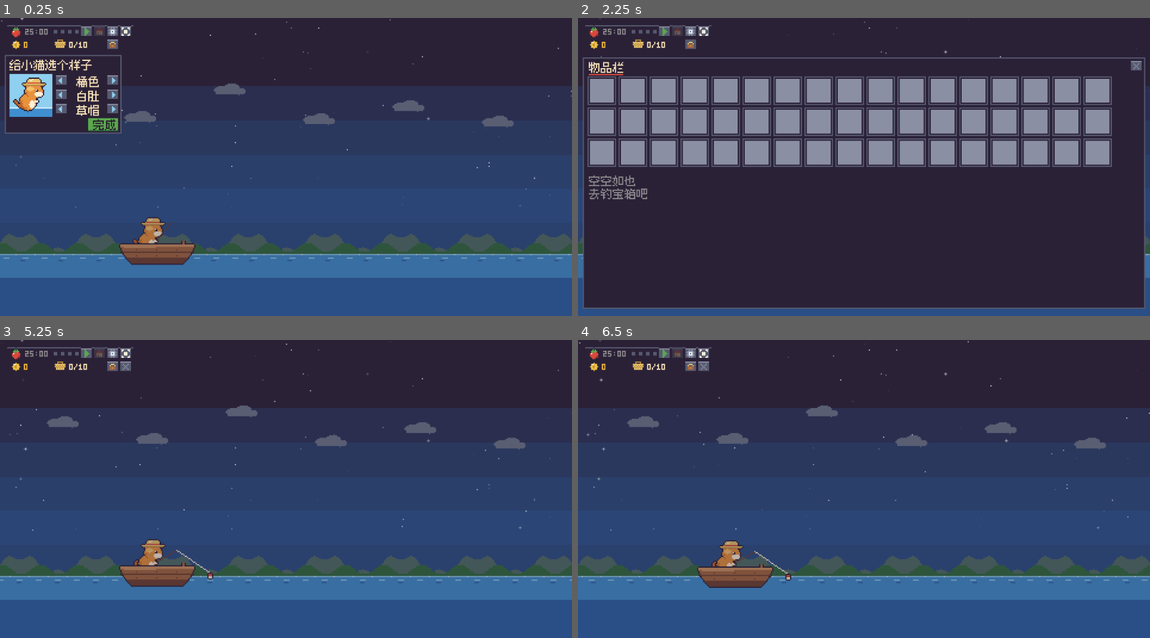
Above: before the commit, frames 1-4 (two rows, left to right).
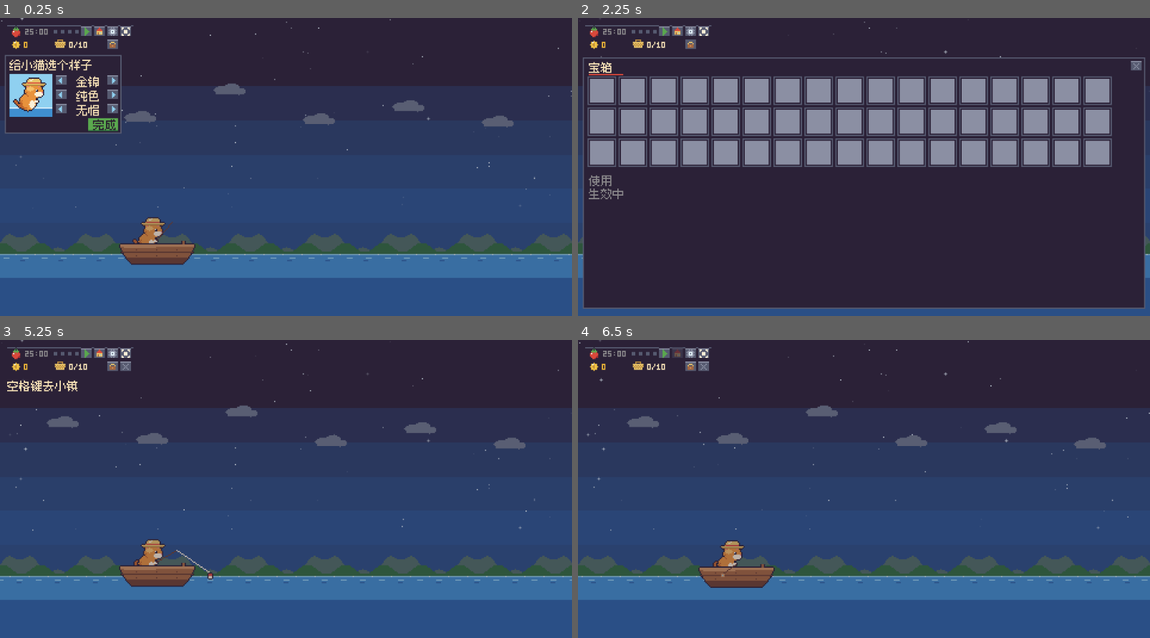
Above: after the commit, the same moments.

Repository: jiahecairen/pixel-cat-fishing
Game: Godot game, scene res://presentation/main.tscn
Same seed, same stepped clock (60 frames per second), same inputs: the game is played once before the commit and once after it.
Inputs (mouse positions are in pixels of both pictures, inside the frame that each line leads up to):
- Up to frame 1 (0.25 s): no input
- Up to frame 2 (2.25 s): tap Enter at 0.5, 0.6 s; move the mouse to (989, 152) at 0.52 s; hold Right 0.53-1.25 s; click (989, 152) at 0.67 s; tap Space at 0.77 s; drag from (749, 181) to (835, 226) at 1.27 s; move the mouse to (921, 101) at 2.02 s; hold Right from 2.03 s (still down); tap Tab at 2.1 s
- Up to frame 3 (5.25 s): release Right at 2.75 s; tap Space at 2.75, 3.77, 4.25 s; drag from (257, 548) to (114, 444) at 2.77 s; tap Enter at 3.5, 3.6, 5 s; move the mouse to (457, 533) at 3.52 s; hold Left 3.53-4.25 s; drag from (114, 444) to (200, 414) at 4.27 s; move the mouse to (314, 489) at 5.02 s; hold Down from 5.03 s (still down); tap Tab at 5.1 s; click (314, 489) at 5.17 s
- Up to frame 4 (6.5 s): release Down at 5.75 s; tap Space at 5.75 s; drag from (778, 414) to (749, 503) at 5.77 s

The runs differ from the first frame. In frame 1, 0.3% of the frame differs, in the area x 13-19%, y 2-33%; in frame 2, 0.5%, in the area x 1-19%, y 2-61%; in frame 3, 0.3%; in frame 4, 0.3%.

Commit message:
v0.25 流程修正：随时去小镇、镇上去钓鱼按钮、卖光气泡、航行镜头硬跟随、夜间提示色
Co-Authored-By: Claude Sonnet 5.5 <noreply@anthropic.com>
Claude-Session: https://claude.ai/code/session_01MGVgxpnz2EqSwpVSKzj7dd

Diff:
--- a/core/game.gd
+++ b/core/game.gd
@@ -255,9 +255,9 @@
 	return false
 
 func can_go_to_town() -> bool:
-	return journey.can_depart() and not state.basket.is_empty() and not pomodoro.is_break()
-
-## 让小猫出发去小镇卖鱼（鱼篓没满也可以提前去）。
+	return journey.can_depart() and not pomodoro.is_break()
+
+## 让小猫出发去小镇（随时可以，鱼篓空着也行；休息时整个循环暂停，所以休息时不行）。
 func go_to_town() -> bool:
 	if not can_go_to_town():
 		return false
@@ -266,6 +266,27 @@
 	journey.depart(now)
 	dirty = true
 	return true
+
+func can_go_fishing() -> bool:
+	return journey.in_town() and journey.activity() != Journey.Activity.WALK_TO_BOAT and not pomodoro.is_break()
+
+## 在镇上点"去钓鱼"：不管在哪（摊位前、卖光后、自由走动），都走回码头上船。
+## x 是小猫当前世界坐标，fraction_to_boat 是剩余路程占全程的比例。
+func go_fishing(x: float, fraction_to_boat: float) -> bool:
+	if not can_go_fishing():
+		return false
+	var now: int = _clock.now_ms()
+	var ok := false
+	match journey.activity():
+		Journey.Activity.SOLD_OUT:
+			ok = journey.leave_stall(now)
+		Journey.Activity.WALK_TO_STALL, Journey.Activity.VENDING:
+			ok = journey.begin_roam(x, now) and journey.end_roam(false, fraction_to_boat, now)
+		Journey.Activity.ROAM:
+			ok = journey.end_roam(false, fraction_to_boat, now)
+	if ok:
+		dirty = true
+	return ok
 
 func buy_upgrade(id: String) -> bool:
 	if not upgrades.buy(state, id):
@@ -347,13 +368,17 @@
 			if not sale.is_empty():
 				events.append({"type": "sale", "fish_id": sale["fish_id"], "gold": sale["gold"]})
 			if state.basket.is_empty():
-				journey.leave_stall(now)
+				journey.sold_out(now)
 				events.append({"type": "sold_out"})
 			else:
 				journey.schedule_next_sale(now)
+		"docked":
+			if state.basket.is_empty():       # 没鱼可卖：停在码头，让玩家自己逛
+				journey.begin_roam(journey.dock_roam_x(), now)
+			events.append({"type": "docked"})
 		"open":
 			if state.basket.is_empty():
-				journey.leave_stall(now)
+				journey.sold_out(now)
 			events.append({"type": "open"})
 		_:
 			events.append({"type": r})
--- a/core/journey.gd
+++ b/core/journey.gd
@@ -3,8 +3,9 @@
 ## 状态存在 GameState.journey 里，用墙上时间的截止时刻推进，重启后能接着走。
 ## 每次 advance 最多走一步，时间大跳跃（电脑睡眠）不会一口气卖光或吃光。
 
+## SOLD_OUT：鱼卖光了，小猫在摊位前等玩家点气泡再去钓鱼
 ## ROAM：完整窗口里玩家用方向键亲自带着小猫在镇上走（只追加在末尾，保持旧存档里的数值含义不变）
-enum Activity { FISHING, IDLE_FULL, SAIL_OUT, WALK_TO_STALL, VENDING, WALK_TO_BOAT, SAIL_BACK, ROAM }
+enum Activity { FISHING, IDLE_FULL, SAIL_OUT, WALK_TO_STALL, VENDING, WALK_TO_BOAT, SAIL_BACK, ROAM, SOLD_OUT }
 
 var _j: Dictionary     # 指向 GameState.journey
 var _cfg: Dictionary
@@ -32,7 +33,7 @@
 	return clampf(float(now_ms - int(_j["phase_start_ms"])) / float(span), 0.0, 1.0)
 
 func in_town() -> bool:
-	return activity() in [Activity.WALK_TO_STALL, Activity.VENDING, Activity.WALK_TO_BOAT, Activity.ROAM]
+	return activity() in [Activity.WALK_TO_STALL, Activity.VENDING, Activity.WALK_TO_BOAT, Activity.ROAM, Activity.SOLD_OUT]
 
 ## 自由走动时小猫的位置（世界坐标，由表现层写入）。
 func roam_x() -> int:
@@ -80,10 +81,21 @@
 	_enter(Activity.SAIL_OUT, now_ms, int(_cfg["sail_ms"]))
 	return true
 
-## 鱼卖完了，收摊回船。
-func leave_stall(now_ms: int) -> void:
+## 鱼卖完了：停在摊位前，等玩家点"鱼卖光了"气泡。
+func sold_out(now_ms: int) -> void:
 	if activity() == Activity.VENDING:
+		_enter(Activity.SOLD_OUT, now_ms, 0)
+
+## 收摊回船（摆摊中或卖光后）。
+func leave_stall(now_ms: int) -> bool:
+	if activity() == Activity.VENDING or activity() == Activity.SOLD_OUT:
 		_enter(Activity.WALK_TO_BOAT, now_ms, int(_cfg["walk_ms"]))
+		return true
+	return false
+
+## 空篓子上岸：不去摊位，直接停在码头，让玩家自己逛。
+func dock_roam_x() -> int:
+	return int(_cfg.get("dock_roam_x", 552))
 
 func schedule_next_sale(now_ms: int) -> void:
 	_j["phase_start_ms"] = now_ms
--- a/data/balance.json
+++ b/data/balance.json
@@ -93,6 +93,7 @@
   "town": {
     "sail_ms": 30000,
     "walk_ms": 8000,
+    "dock_roam_x": 552,
     "sale_min_ms": 8000,
     "sale_max_ms": 20000,
     "eat_min_ms": 180000,
--- a/presentation/main.gd
+++ b/presentation/main.gd
@@ -34,11 +34,11 @@
 const SFX := ["click", "cast", "bite", "reel", "catch", "rare", "coin", "buy", "deny", "done", "break_end"]
 const VOLUME_DB := [-80.0, -22.0, -12.0, -5.0]   # 音效档位 0(静音)..3
 const SPRITES := ["boat", "sea", "ground", "pier", "house_0", "house_1", "house_2", "tree", "stall_back",
-	"stall_front", "villager_0", "villager_1", "villager_2", "gameboy", "bubble", "cloud", "hills",
+	"stall_front", "villager_0", "villager_1", "villager_2", "gameboy", "bubble", "bubble_sold", "cloud", "hills",
 	"tomato", "coin", "basket", "hold", "chest", "btn_bag", "room_door", "room_window", "counter", "shelf_tackle",
 	"shelf_hats", "mirror", "bookshelf", "calendar", "bed", "rug", "bobber", "bang", "zzz", "font", "dots", "panel", "pips", "labels",
 	"sparkle", "splash", "btn_play", "btn_stop", "btn_skip", "btn_close", "btn_menu", "btn_plus",
-	"btn_minus", "btn_left", "btn_right", "btn_gear", "btn_town", "btn_view"]
+	"btn_minus", "btn_left", "btn_right", "btn_gear", "btn_town", "btn_fish", "btn_view"]
 const CAT_LAYERS := ["fur_base", "fur_shade", "fur_light", "pat_white", "pat_stripe", "fixed", "rain_gear"]
 const CAT_FRAMES := 6
 
@@ -307,6 +307,13 @@
 	# 世界底边对齐窗口底边，多出来的高度都给天空。
 	var cx := world.cat_pos.x + 16.0
 	var max_x := maxf(0.0, World.WORLD_END - view.x)
+	var sailing: int = game.journey.activity()
+	if sailing == Journey.Activity.SAIL_OUT or sailing == Journey.Activity.SAIL_BACK:
+		# 航行时镜头死死跟着船（小猫在画面里位置不变，船和水岸平滑滑过），不再用缓动，避免抖动
+		_cam_fx = clampf(cx - view.x * 0.5, 0.0, max_x)
+		_cam_snap = false
+		cam = Vector2(roundf(_cam_fx), FULL_MIN_H - view.y)
+		return
 	if _cam_snap:
 		_cam_fx = cx - view.x * 0.5
 		_cam_snap = false
@@ -375,6 +382,8 @@
 		_interact_inside()
 	elif j.on_boat():
 		_go_to_town()
+	elif j.activity() == Journey.Activity.SOLD_OUT:
+		_go_fishing()
 	elif j.activity() == Journey.Activity.ROAM:
 		var x := float(j.roam_x())
 		if world.near_pier(x):
@@ -769,7 +778,7 @@
 		_press_main()
 	elif BTN_TOWN.has_point(p):
 		_pressed_btn = "town"
-		_go_to_town()
+		_town_button()
 	elif BTN_MENU.has_point(p):
 		# 面板上只留"设置"。商店、图鉴、统计、换形象都要去镇上对应的房子里
 		play("click")
@@ -795,7 +804,7 @@
 	elif bag.click(p) or menu.click(p) or wardrobe.click(p):
 		pass
 	elif world.bubble_rect(Time.get_ticks_msec()).has_point(v + cam):
-		_go_to_town()
+		_town_button()
 	elif mini and MINI_SCENE.has_point(p):
 		if adapter.start_window_drag(get_window()):
 			_dragging = true
@@ -832,6 +841,25 @@
 	draw_rect(QUIT_NO, Pal.L_A)
 	draw_rect(Rect2(QUIT_NO.position.x, QUIT_NO.end.y - 2, QUIT_NO.size.x, 2), Pal.U_A)
 	label_centered("取消", QUIT_NO.position.x + QUIT_NO.size.x / 2, QUIT_NO.position.y + 1, Pal.U_K)
+
+
+## 海上 = 去小镇；在镇上 = 去钓鱼。
+func _town_button() -> void:
+	if game.journey.in_town():
+		_go_fishing()
+	else:
+		_go_to_town()
+
+
+func _go_fishing() -> void:
+	var x: float = world.cat_pos.x
+	if game.journey.activity() == Journey.Activity.ROAM:
+		x = float(game.journey.roam_x())
+	if game.go_fishing(x, world.frac_to_boat(x)):
+		log.write("go_fishing", {"basket": game.state.basket.size()})
+		play("click")
+	else:
+		play("deny")
 
 
 func _go_to_town() -> void:
@@ -927,8 +955,10 @@
 	elif on_break:
 		main_btn = "btn_skip"
 	_tex_frame(main_btn, BTN_MAIN.position, 1 if _pressed_btn == "main" else 0, 2)
-	_tex_frame("btn_town", BTN_TOWN.position, 1 if _pressed_btn == "town" else 0, 2,
-			Color.WHITE if game.can_go_to_town() else Color(1, 1, 1, 0.35))
+	var in_town: bool = game.journey.in_town()
+	var town_ok: bool = game.can_go_fishing() if in_town else game.can_go_to_town()
+	_tex_frame("btn_fish" if in_town else "btn_town", BTN_TOWN.position, 1 if _pressed_btn == "town" else 0, 2,
+			Color.WHITE if town_ok else Color(1, 1, 1, 0.35))
 	_tex_frame("btn_gear", BTN_MENU.position, 1 if menu.open and menu.tab == 3 else 0, 2)
 	if adapter.is_overlay():
 		_tex_frame("btn_view", BTN_VIEW.position, 0, 2)
@@ -947,7 +977,8 @@
 		var full: bool = game.economy.basket_full(game.state)
 		_text("%d/%d" % [game.state.basket.size(), game.state.basket_capacity], Vector2(69, 17),
 				Pal.L_R if full else Pal.L_W)
-	# 完整窗口里的操作提示
+	# 完整窗口里的操作提示（夜里天空是深色，换成浅色字）
+	var hint_col: Color = Pal.L_W if float(game.sky()["dark"]) > 0.35 else Pal.U_K
 	if not mini and not panel_open():
 		if interior != "":
 			label("方向键走动", Vector2(17, 30), Pal.L_W)
@@ -959,17 +990,19 @@
 			elif World.SPOT_HINT.has(spot):
 				label(World.SPOT_HINT[spot], Vector2(17, 41), Pal.L_Y)
 		elif game.journey.in_town():
-			label("方向键走动", Vector2(17, 30), Pal.U_K)
-			if game.journey.activity() == Journey.Activity.ROAM:
+			label("方向键走动", Vector2(17, 30), hint_col)
+			if game.journey.activity() == Journey.Activity.SOLD_OUT:
+				label("空格键去钓鱼", Vector2(17, 41), hint_col)
+			elif game.journey.activity() == Journey.Activity.ROAM:
 				var rx := float(game.journey.roam_x())
 				var hint := "空格键互动"
 				if not world.door_near(rx).is_empty():
 					hint = "空格键进入"
 				elif world.stroller_near(rx, Time.get_ticks_msec()) >= 0 and not world.near_stall(rx) and not world.near_pier(rx):
 					hint = "空格键聊天"
-				label(hint, Vector2(17, 41), Pal.U_K)
+				label(hint, Vector2(17, 41), hint_col)
 		elif game.can_go_to_town():
-			label("空格键去小镇", Vector2(17, 30), Pal.U_K)
+			label("空格键去小镇", Vector2(17, 30), hint_col)
 
 
 func _draw_floats(t: int) -> void:
--- a/presentation/world.gd
+++ b/presentation/world.gd
@@ -93,14 +93,15 @@
 			cat_pos = Vector2(roundf(lerpf(from, to, j.progress(now))), GROUND_Y - 30)
 		Journey.Activity.ROAM:
 			cat_pos = Vector2(j.roam_x(), GROUND_Y - 30)
-		Journey.Activity.VENDING:
+		Journey.Activity.VENDING, Journey.Activity.SOLD_OUT:
 			cat_pos = Vector2(STALL_CAT_X, GROUND_Y - 31)
 		_:
 			cat_pos = Vector2(boat_x + 10, boat_y(t) - 23)
 
-## 满篓气泡的点击区域（世界坐标）；不显示气泡时返回空矩形。
+## 气泡的点击区域（世界坐标）：满篓（去小镇）或卖光了（去钓鱼）；不显示气泡时返回空矩形。
 func bubble_rect(t: int) -> Rect2:
-	if m.game.journey.activity() != Journey.Activity.IDLE_FULL or m.game.pomodoro.is_break():
+	var a: int = m.game.journey.activity()
+	if (a != Journey.Activity.IDLE_FULL and a != Journey.Activity.SOLD_OUT) or m.game.pomodoro.is_break():
 		return Rect2()
 	return Rect2(cat_pos + Vector2(34, -11 - (t / 600) % 2), Vector2(19, 18))   # 在头的右上方，不被迷你视图的面板挡住
 
@@ -236,12 +237,16 @@
 	m.draw_texture(m.tex["stall_back"], Vector2(STALL_X, GROUND_Y - 40))
 	var in_town: bool = not j.on_boat()
 	var bob_y := boat_y(t)
-	var behind_counter: bool = act == Journey.Activity.VENDING
+	var behind_counter: bool = act == Journey.Activity.VENDING or act == Journey.Activity.SOLD_OUT
 	if in_town and behind_counter:
 		_draw_town_cat(act, on_break, now, t)
 	m.draw_texture(m.tex["stall_front"], Vector2(STALL_X, GROUND_Y - 15))
 	if act == Journey.Activity.VENDING:
 		_draw_stall_goods()
+	if act == Journey.Activity.SOLD_OUT:
+		var sb := bubble_rect(t)
+		if sb.size.x > 0:
+			m.draw_texture(m.tex["bubble_sold"], sb.position)
 	_draw_strollers(t)
 	_draw_customer(t)
 	_draw_leaving(t)
@@ -375,7 +380,7 @@
 			m.draw_cat(cat_pos, (4 + (t / 180) % 2) if roam_moving else 4, roam_flip)
 			if not m.game.state.basket.is_empty():
 				m.draw_texture(m.tex["basket"], cat_pos + Vector2(18 if roam_flip else 3, 16 + ((t / 180) % 2 if roam_moving else 0)))
-		Journey.Activity.VENDING:
+		Journey.Activity.VENDING, Journey.Activity.SOLD_OUT:
 			var frame := (t / 700) % 2
 			var p := cat_pos
 			if t - hop_t0 < 500:
--- a/tests/run_tests.gd
+++ b/tests/run_tests.gd
@@ -200,7 +200,8 @@
 	print("game: free mode（满篓等点击 / 偷吃 / 去小镇）")
 	var clock := FakeClock.new()
 	var g := Game.new(balance, fish, GameState.new(), clock, _rng(5))
-	check(not g.go_to_town(), "空鱼篓不能出发")
+	check(g.can_go_to_town(), "空鱼篓也可以去小镇")
+	check(not g.can_go_fishing(), "在海上不能点去钓鱼")
 	var ev := _run(g, clock, 40 * 60, 500)
 	check(_count(ev, "basket_full") >= 1 and _count(ev, "depart") == 0, "满篓后原地等待，不会自己出发")
 	# 满篓后会偷吃：钓满 → 吃掉一条 → 接着钓
@@ -239,11 +240,35 @@
 	check(sold == 10 and g2.state.basket.is_empty(), "10 条鱼一条条卖完")
 	check(gaps.min() >= 8000 and gaps.max() <= 20500, "每条间隔 8–20 秒 (%d..%d)" % [gaps.min(), gaps.max()])
 	check(g2.state.wallet_gold == expect, "收入 = 鱼价之和 (%d)" % expect)
+	check(g2.journey.activity() == Journey.Activity.SOLD_OUT, "卖光后停在摊位前等玩家，不自己去钓鱼")
+	_run(g2, c2, 120)
+	check(g2.journey.activity() == Journey.Activity.SOLD_OUT and g2.journey.in_town(), "等多久都不会自己走")
+	check(g2.go_fishing(0.0, 1.0) and g2.journey.activity() == Journey.Activity.WALK_TO_BOAT, "点气泡后才走向码头")
 	trip = _run(g2, c2, 39)
 	check(_count(trip, "boarded") == 1 and _count(trip, "back") == 1, "走回码头并返航")
 	check(g2.journey.activity() == Journey.Activity.FISHING, "回到钓点")
 	_run(g2, c2, 5)
 	check(g2.fishing.is_active(), "自动继续钓鱼")
+	# 空篓子也能去小镇：上岸后停在码头自由走动，随时可以点去钓鱼
+	var ge := Game.new(balance, fish, GameState.new(), FakeClock.new(), _rng(9))
+	var ce = ge._clock
+	check(ge.go_to_town(), "空篓子出发")
+	_run(ge, ce, 31)
+	check(ge.journey.activity() == Journey.Activity.ROAM and ge.journey.roam_x() == 552, "没鱼：上岸后停在码头自由走动")
+	_run(ge, ce, 120)
+	check(ge.journey.activity() == Journey.Activity.ROAM, "不会自己走开")
+	check(ge.can_go_fishing() and ge.go_fishing(552.0, 0.0), "点去钓鱼")
+	_run(ge, ce, 40)
+	check(ge.journey.activity() == Journey.Activity.FISHING, "返航后继续钓鱼")
+	# 摆摊中途点去钓鱼：带着没卖完的鱼回船
+	var gv := Game.new(balance, fish, GameState.new(), FakeClock.new(), _rng(10))
+	var cv = gv._clock
+	for i in 3:
+		gv.economy.add_catch(gv.state, "v%d" % i, "bass", false)
+	gv.go_to_town(); _run(gv, cv, 45)
+	check(gv.journey.activity() == Journey.Activity.VENDING and gv.go_fishing(0.0, 1.0), "摆摊中也可以点去钓鱼")
+	check(gv.journey.activity() == Journey.Activity.WALK_TO_BOAT and gv.state.basket.size() == 3, "没卖的鱼还在篓里")
+	check(not gv.go_fishing(0.0, 1.0), "已经在走向码头，不能重复点")
 	# 航行途中进入休息：进度冻结，休息结束后接着走
 	var g3 := Game.new(balance, fish, GameState.new(), FakeClock.new(), _rng(2))
 	var c3 = g3._clock
@@ -275,7 +300,8 @@
 	ev6 = _run(g6, c6, 5)
 	check(_count(ev6, "open") == 1, "半程只用一半时间（4 秒）就到")
 	ev6 = _run(g6, c6, 100)
-	check(g6.state.wallet_gold == 15 and _count(ev6, "sale") == 3 and _count(ev6, "back") == 1, "卖完自动返航")
+	check(g6.state.wallet_gold == 15 and _count(ev6, "sale") == 3 and g6.journey.activity() == Journey.Activity.SOLD_OUT, "卖完停在摊位前")
+	check(g6.go_fishing(0.0, 1.0) and _count(_run(g6, c6, 45), "back") == 1, "点气泡后返航")
 	g6.state.basket.clear()
 	# 自由走动时在码头直接上船
 	for i in 2:
--- a/tests/sim_long_run.gd
+++ b/tests/sim_long_run.gd
@@ -18,6 +18,8 @@
 class FakeClock:
 	var t: int = 1_700_000_000_000
 	func now_ms() -> int: return t
+	func bias_s() -> int: return 0
+	func local_s() -> int: return 43200 + 3 * 3600
 	func today_key() -> String: return "2026-01-0%d" % (1 + int((t - 1_700_000_000_000) / 14_400_000))
 
 var fails: Array = []
@@ -53,6 +55,8 @@
 			g.skip_break()
 		elif r < 0.0007:
 			g.go_to_town()
+		elif r < 0.0010 and g.can_go_fishing():     # 模拟玩家点气泡/去钓鱼按钮
+			g.go_fishing(act.randf_range(552.0, 700.0), 0.5)
 		elif r < 0.0023:
 			var id: String = ["rod", "bait", "basket"][act.randi() % 3]
 			var cost: int = g.upgrades.next_cost(g.state, id)
@@ -84,7 +88,7 @@
 		require(s.wallet_gold == gold_in - spent, "金币对不上账: 钱包 %d, 收入 %d, 支出 %d" % [s.wallet_gold, gold_in, spent], i)
 		require(s.basket.size() <= s.basket_capacity, "鱼篓超容量 %d/%d" % [s.basket.size(), s.basket_capacity], i)
 		require(s.processed_catch_ids.size() <= GameState.MAX_PROCESSED_IDS and s.processed_sale_ids.size() <= GameState.MAX_PROCESSED_IDS, "幂等记录无限增长", i)
-		require(g.journey.activity() >= 0 and g.journey.activity() <= Journey.Activity.ROAM, "未知活动状态", i)
+		require(g.journey.activity() >= 0 and g.journey.activity() <= Journey.Activity.SOLD_OUT, "未知活动状态", i)
 		require(g.journey.on_boat() or not g.fishing.is_active(), "人在镇上却在钓鱼", i)
 		require(not (g.pomodoro.is_break() and g.fishing.is_active()), "休息时还在钓鱼", i)
 		require(g.in_focus() or s.session_haul.is_empty(), "不在专注但木箱里有鱼", i)
Binary file added: assets/sprites/btn_fish.png
Not shown, added: assets/sprites/btn_fish.png.import
Binary file added: assets/sprites/bubble_sold.png
Not shown, added: assets/sprites/bubble_sold.png.import
Binary file changed: assets/sprites/labels.png
Not shown, changed: docs/ACCEPTANCE_TESTS.md
Not shown, changed: docs/DECISION_REGISTER.md
Not shown, changed: docs/DEV_LOG.md
Not shown, changed: docs/REQUIREMENTS.md
